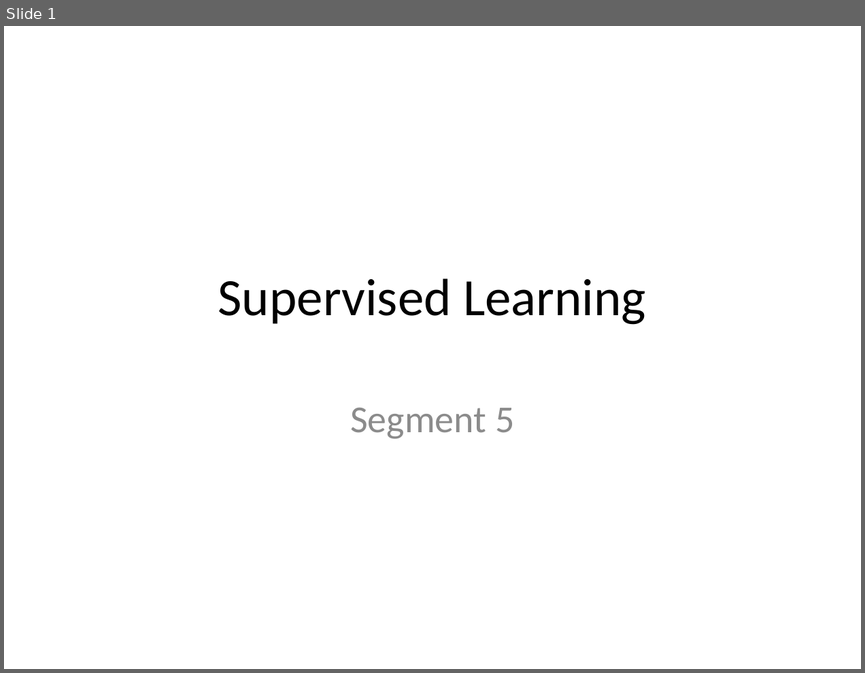
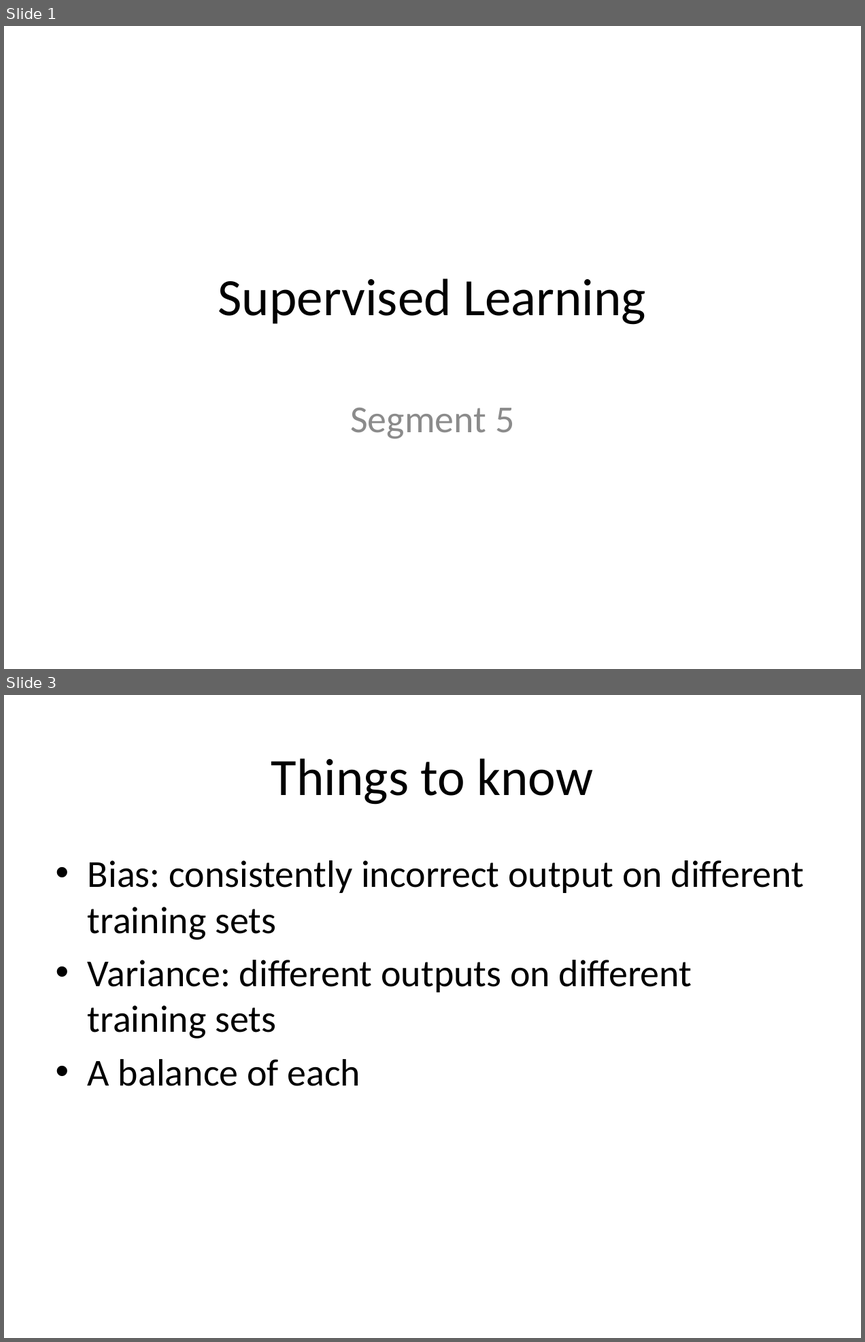
Before and after one commit to kalyanar/machine-learning-video, a slide deck: slides/5_supervisedLearning.pptx. Shown one above the other, each under a label of ours: slide 1 before the commit, slides 1 and 3 after it; the slides between them are not shown. The pictures are 865x673 and 865x1342 pixels, drawn with LibreOffice and Linux fonts; fonts in the diff are those of the drawing. Boxes give left, top, right and bottom in pixels: in the first picture for what was removed or moved away, otherwise in the second. Text is boxed around its words. In the diff, an @@ line names an element or a change of style, - is before the commit and + after.

```diff
--- a/slides/5_supervisedLearning.pptx
+++ b/slides/5_supervisedLearning.pptx
@@ slide 3 added at <box>4,695,861,1338</box>, background #FFFFFF @@
@@ title added at <box>271,758,594,804</box>, 44 pt, text #000000 @@
+Things to know
@@ text added at <box>88,860,804,1086</box>, 32 pt, text #000000 @@
+• Bias: consistently incorrect output on different training sets
+• Variance: different outputs on different training sets
+• A balance of each
```
Also in this commit, not shown: 1 slide changed, 4 other slides added, 1 slide removed, 15 other files.
